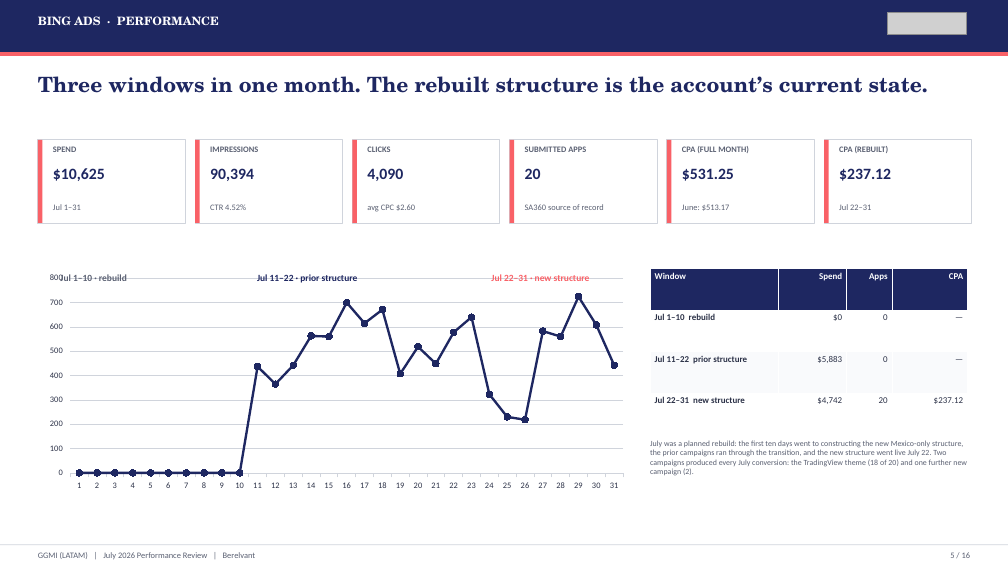
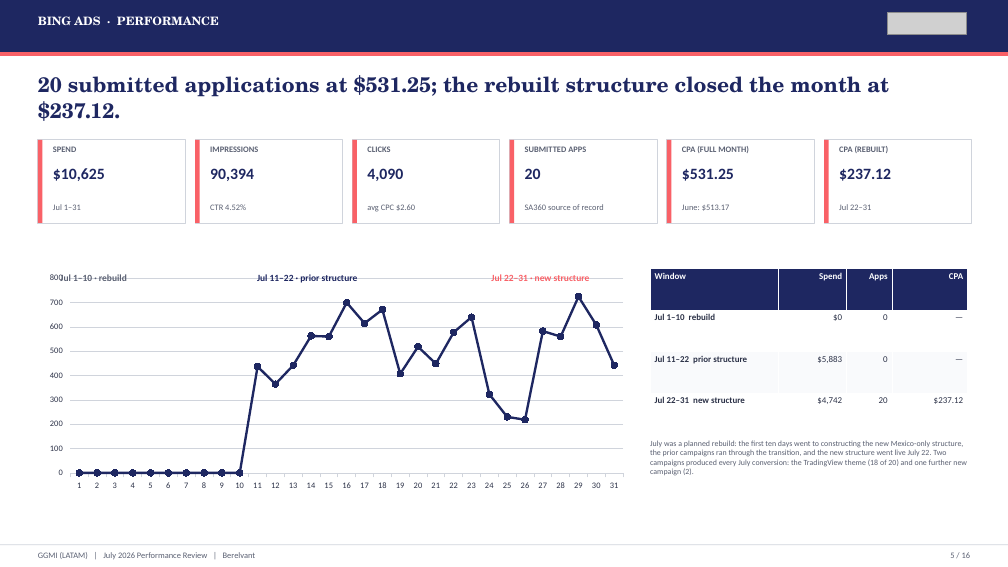
Before and after one commit to hablapro/brlvnt-reporting-hub, a slide deck: slide 5 of reports/forex/ggmi/2026-07/output/GGMI_LATAM_July_2026_Performance_Review.pptx. Drawn at 1008x567 pixels with LibreOffice and Linux fonts; fonts in the diff are those of the drawing; grey boxes stand for pictures. Boxes give left, top, right and bottom in pixels: in the first picture for what was removed or moved away, otherwise in the second. Text is boxed around its words. In the diff, an @@ line names an element or a change of style, - is before the commit and + after.

```diff
--- a/reports/forex/ggmi/2026-07/output/GGMI_LATAM_July_2026_Performance_Review.pptx
+++ b/reports/forex/ggmi/2026-07/output/GGMI_LATAM_July_2026_Performance_Review.pptx
@@ text at (38, 75, 889, 121): text changed @@
-Three windows in one month. The rebuilt structure is the account’s current state.
+20 submitted applications at $531.25; the rebuilt structure closed the month at $237.12.
```
Also in this commit, not shown: 10 other slides changed, 3 other files.
